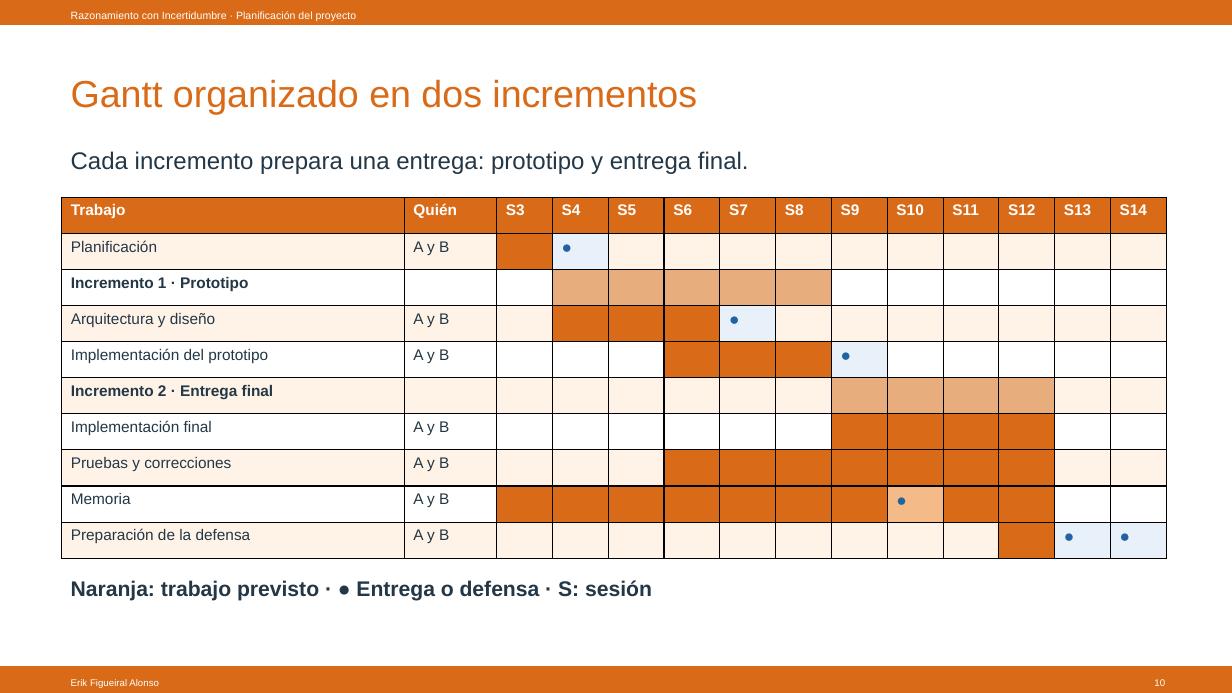
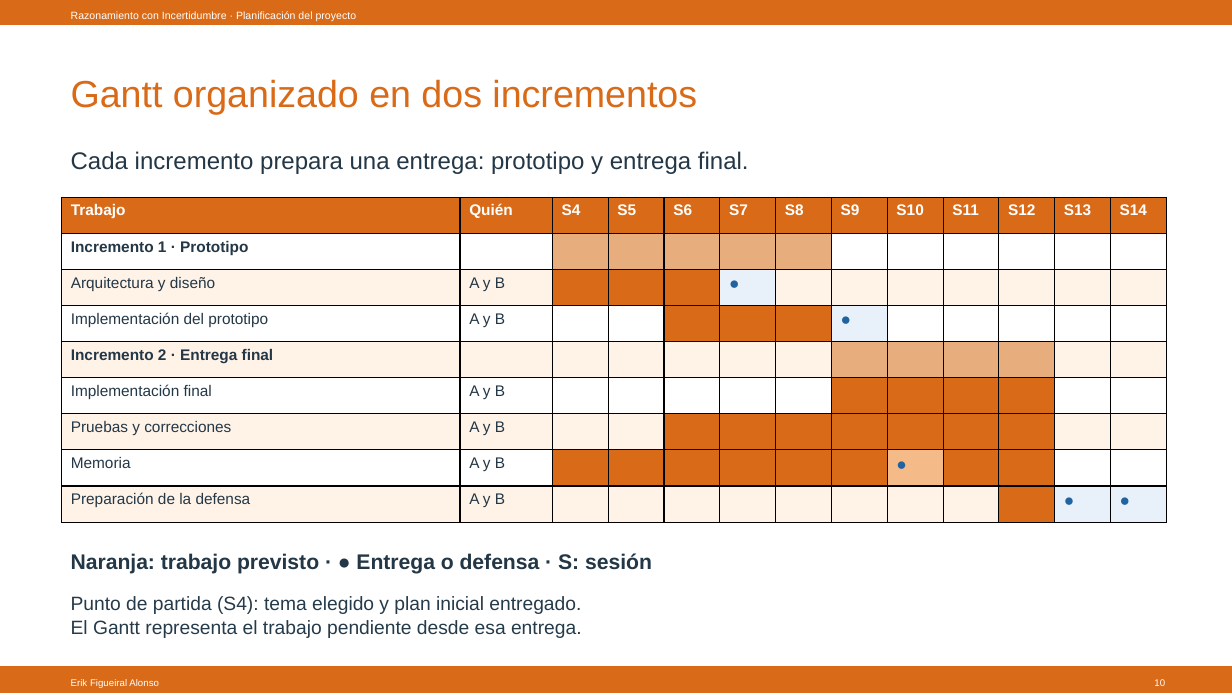
Before and after one commit to Figueiral-Alonso/Docencia, a slide deck: slide 10 of 26/Razonamiento con Incertidumbre/P1/P1_Planificación.pptx. Drawn at 1232x693 pixels with LibreOffice and Linux fonts; fonts in the diff are those of the drawing. Boxes give left, top, right and bottom in pixels: in the first picture for what was removed or moved away, otherwise in the second. Text is boxed around its words. In the diff, an @@ line names an element or a change of style, - is before the commit and + after.

```diff
--- a/26/Razonamiento con Incertidumbre/P1/P1_Planificación.pptx
+++ b/26/Razonamiento con Incertidumbre/P1/P1_Planificación.pptx
@@ table at [62, 198, 1163, 523] @@
-Trabajo | Quién | S3 | S4 | S5 | S6 | S7 | S8 | S9 | S10 | S11 | S12 | S13 | S14
-Planificación | A y B |  | ● |  |  |  |  |  |  |  |  |  | 
-Incremento 1 · Prototipo |  |  |  |  |  |  |  |  |  |  |  |  | 
-Arquitectura y diseño | A y B |  |  |  |  | ● |  |  |  |  |  |  | 
-Implementación del prototipo | A y B |  |  |  |  |  |  | ● |  |  |  |  | 
-Incremento 2 · Entrega final |  |  |  |  |  |  |  |  |  |  |  |  | 
-Implementación final | A y B |  |  |  |  |  |  |  |  |  |  |  | 
-Pruebas y correcciones | A y B |  |  |  |  |  |  |  |  |  |  |  | 
-Memoria | A y B |  |  |  |  |  |  |  | ● |  |  |  | 
-Preparación de la defensa | A y B |  |  |  |  |  |  |  |  |  |  | ● | ●
+Trabajo | Quién | S4 | S5 | S6 | S7 | S8 | S9 | S10 | S11 | S12 | S13 | S14
+Incremento 1 · Prototipo |  |  |  |  |  |  |  |  |  |  |  | 
+Arquitectura y diseño | A y B |  |  |  | ● |  |  |  |  |  |  | 
+Implementación del prototipo | A y B |  |  |  |  |  | ● |  |  |  |  | 
+Incremento 2 · Entrega final |  |  |  |  |  |  |  |  |  |  |  | 
+Implementación final | A y B |  |  |  |  |  |  |  |  |  |  | 
+Pruebas y correcciones | A y B |  |  |  |  |  |  |  |  |  |  | 
+Memoria | A y B |  |  |  |  |  |  | ● |  |  |  | 
+Preparación de la defensa | A y B |  |  |  |  |  |  |  |  |  | ● | ●
@@ text "Naranja: trabajo previsto · ● ...": place and size @@
-text "Naranja: trabajo previsto · ● ..." at [71, 580, 652, 601]
+text "Naranja: trabajo previsto · ● ..." at [71, 553, 652, 574]
@@ text added at [71, 596, 582, 638], 15 pt, text #253B4A @@
+Punto de partida (S4): tema elegido y plan inicial entregado.
+El Gantt representa el trabajo pendiente desde esa entrega.
```
Also in this commit, not shown: 3 other slides changed, 1 slide added, 1 other file.
